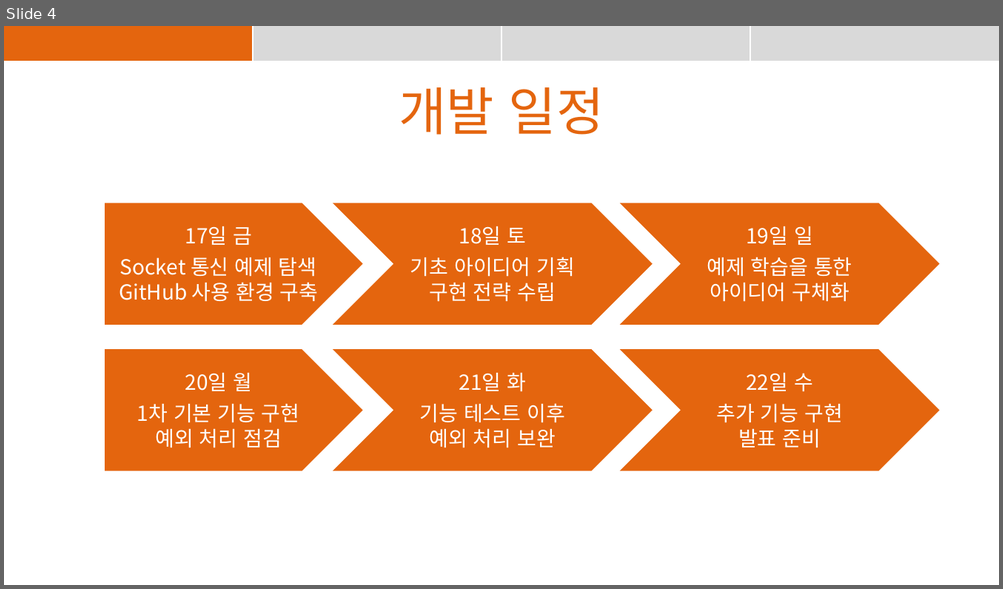
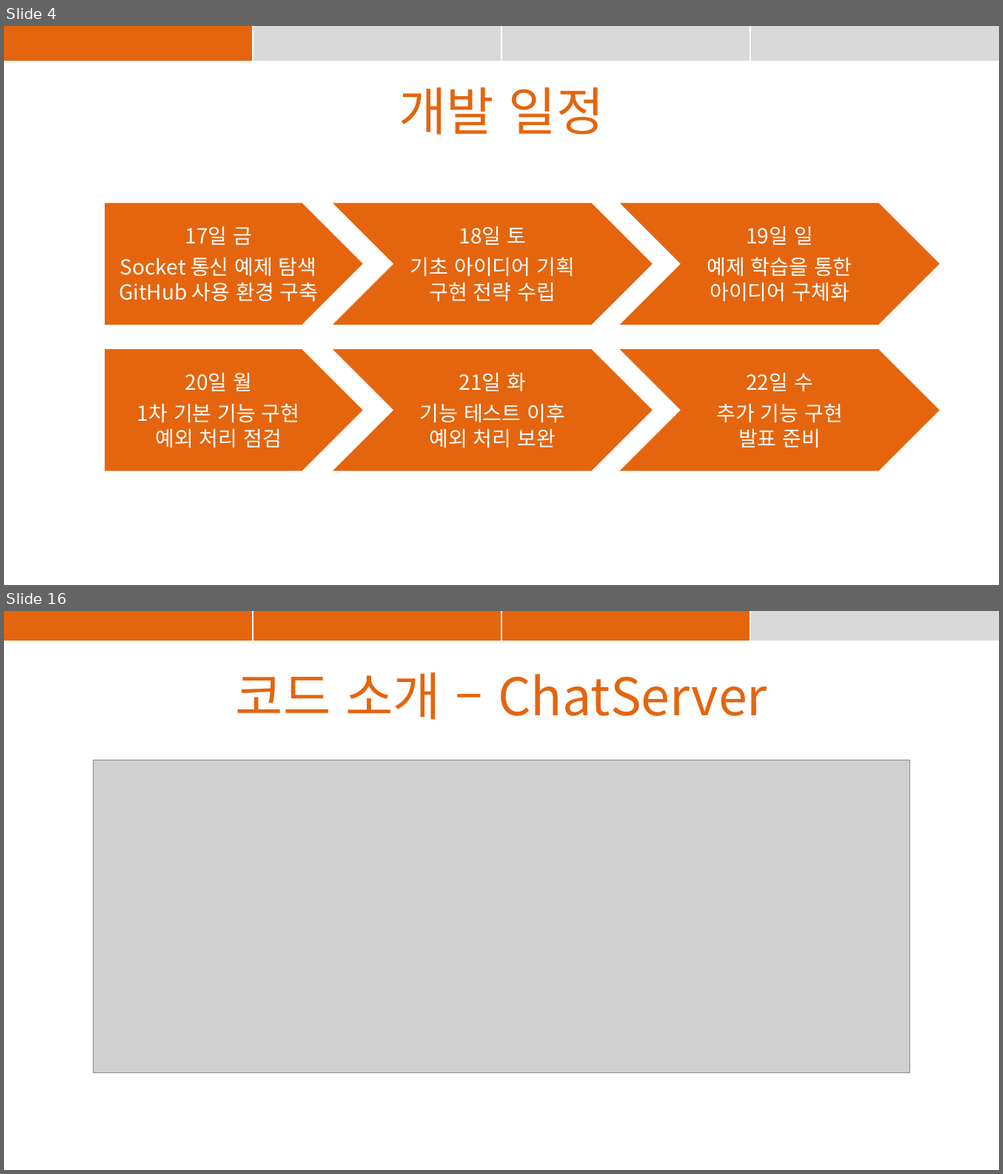
Before and after one commit to suyons/StrangeChat, a slide deck: StrangeChat_PPT.pptx. Shown one above the other, each under a label of ours: slide 4 before the commit, slides 4 and 16 after it; the slides between them are not shown. The pictures are 1003x589 and 1003x1174 pixels, drawn with LibreOffice and Linux fonts; fonts in the diff are those of the drawing; grey boxes stand for pictures. Boxes give left, top, right and bottom in pixels: in the first picture for what was removed or moved away, otherwise in the second. Text is boxed around its words. In the diff, an @@ line names an element or a change of style, - is before the commit and + after.

Commit message:
최종 코드에 주석 추가, 발표자료 준비

```diff
--- a/StrangeChat_PPT.pptx
+++ b/StrangeChat_PPT.pptx
@@ slide 16 added at (4,611,999,1170), background #FFFFFF @@
@@ table added at (4,611,998,641), 1 rows, 4 columns @@
+ |  |  | 
@@ text added at (236,672,767,720), 50 pt, text #E4650E @@
+코드 소개 – ChatServer
@@ picture added at (94,760,910,1073) @@
```
Also in this commit, not shown: 2 slides changed, 23 other slides added, 1 slide removed, 3 other files.
